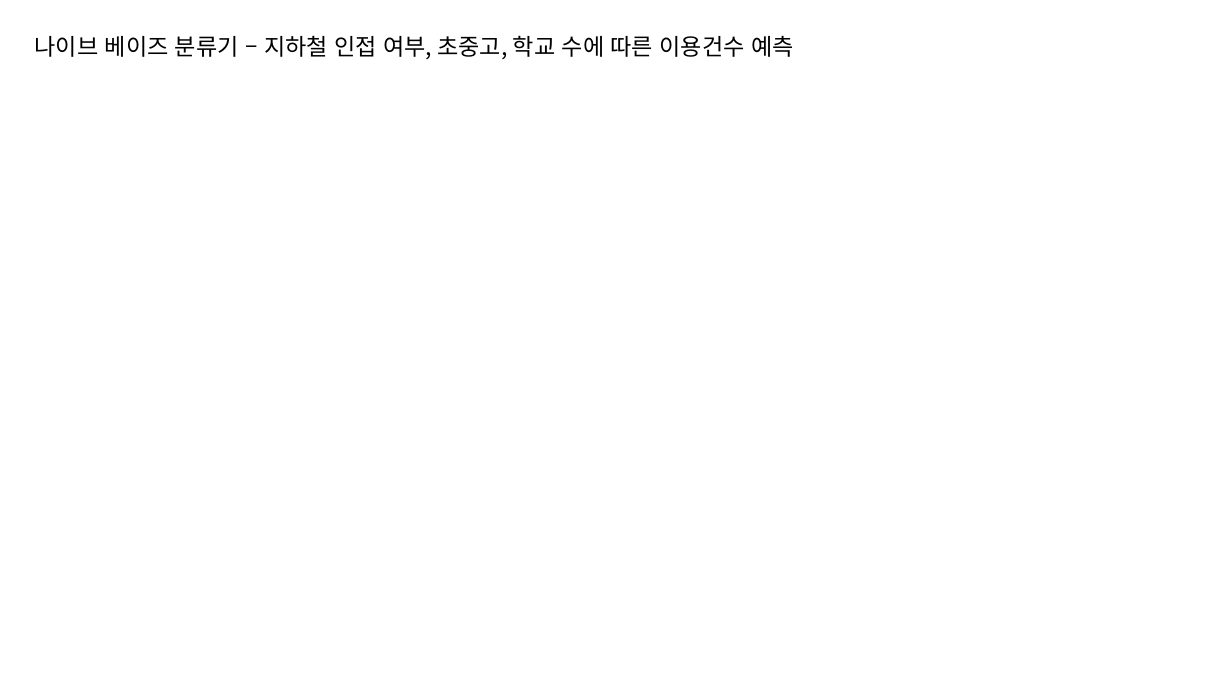
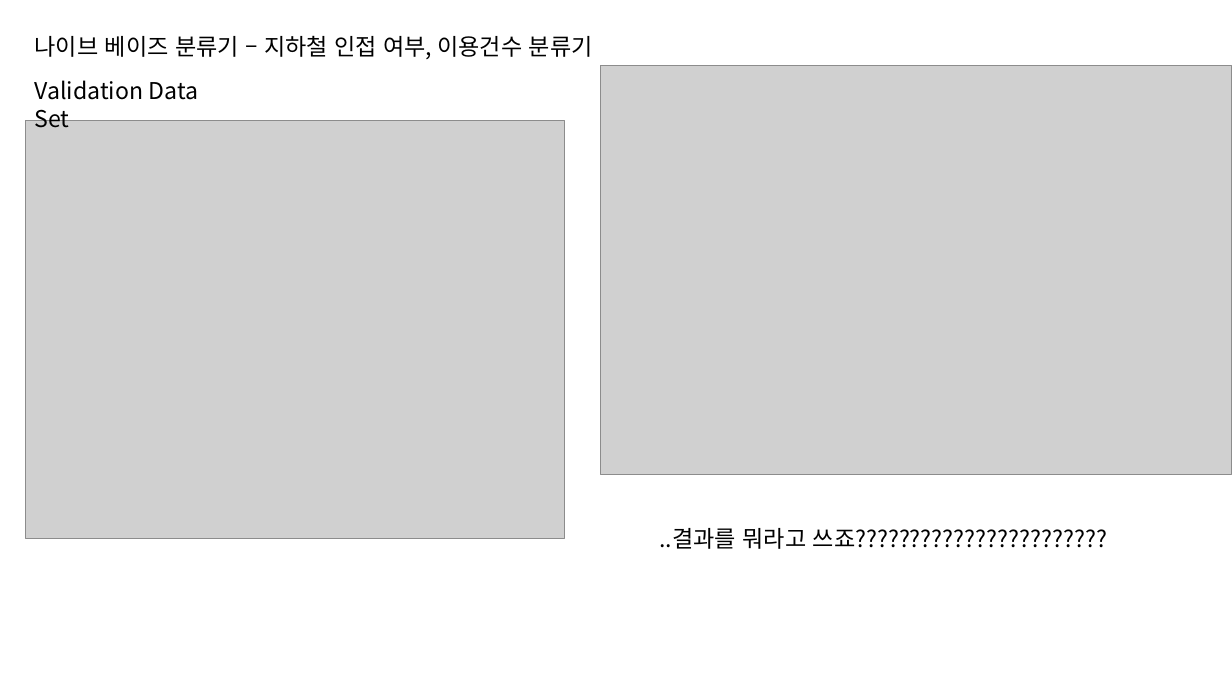
Before and after one commit to nyeoni/R-bike-analysis, a slide deck: slide 12 of FinalProject.pptx (slide 14 before the commit). Drawn at 1232x693 pixels with LibreOffice and Linux fonts; fonts in the diff are those of the drawing; grey boxes stand for pictures. Boxes give left, top, right and bottom in pixels: in the first picture for what was removed or moved away, otherwise in the second. Text is boxed around its words. In the diff, an @@ line names an element or a change of style, - is before the commit and + after.

```diff
--- a/FinalProject.pptx
+++ b/FinalProject.pptx
@@ text at <box>35,35,593,59</box>: text changed @@
-나이브 베이즈 분류기 – 지하철 인접 여부, 초중고, 학교 수에 따른 이용건수 예측
+나이브 베이즈 분류기 – 지하철 인접 여부, 이용건수 분류기
@@ text added at <box>35,80,199,128</box>, 18 pt, text #000000 @@
+Validation Data Set
@@ picture added at <box>600,66,1232,474</box> @@
@@ picture added at <box>26,120,565,538</box> @@
@@ text added at <box>659,528,1107,549</box>, 18 pt, text #000000 @@
+..결과를 뭐라고 쓰죠???????????????????????
```
Also in this commit, not shown: 11 slides added, 6 slides removed, 1 other file.
